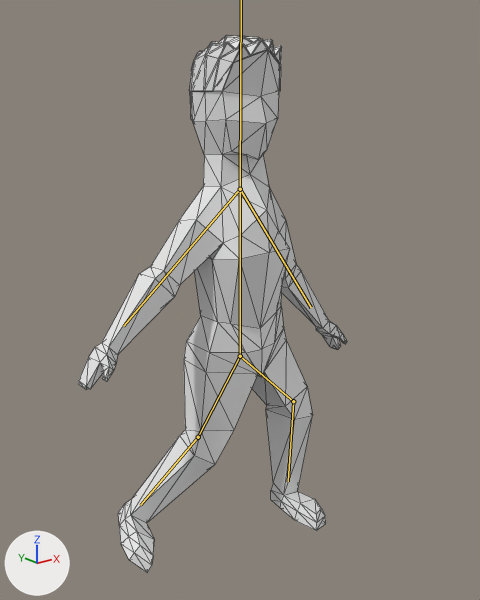
Renders of the glTF model src/game/assets/human.glb from each side of a commit.
One viewpoint serves both versions: a 50 mm camera at (-0.81, -1.014, 0.94) aimed at (-0.026, -0.033, 0.547). Lighting does not change. The marker at lower left points along +X, +Y and +Z. Both versions are drawn at frame 7 of the action 'panic'; the numbers are the values there. The bones that bend it are drawn over the model as lines. Mesh edges are drawn as thin lines.

Names of what the first picture shows: 'Low_Poly_Man'.
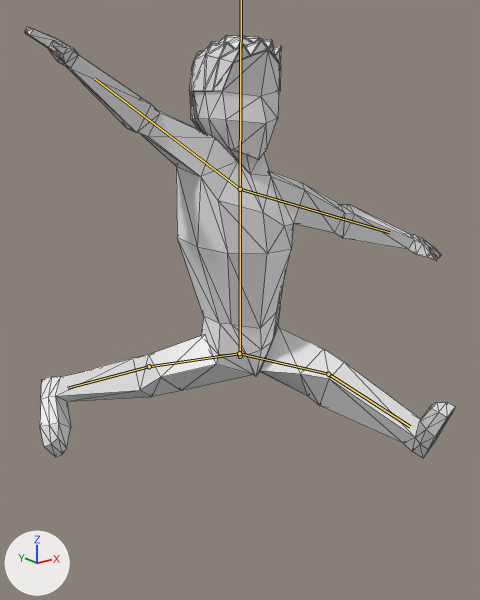
Location of each change, (x1, y1, x2, y2) in pixels of the pictures (480 x 600 px):
```json
{"object": "Low_Poly_Man", "change": "posed", "before": [79, 35, 347, 572], "after": [25, 27, 455, 458], "on screen": "60% wider, 20% shorter"}
{"bone": "Bone.001", "before": "(240, 189) to (311, 307)", "after": "(240, 189) to (389, 232)"}
{"bone": "Bone.002", "before": "(240, 189) to (123, 326)", "after": "(240, 189) to (94, 78)"}
{"bone": "Bone.004", "before": "(240, 356) to (198, 437)", "after": "(239, 353) to (149, 366)"}
{"bone": "Bone.005", "before": "(198, 437) to (140, 505)", "after": "(149, 366) to (67, 388)"}
{"bone": "Bone.006", "before": "(240, 356) to (293, 401)", "after": "(239, 353) to (328, 374)"}
{"bone": "Bone.007", "before": "(293, 401) to (288, 481)", "after": "(328, 374) to (410, 426)"}
```

Edits to the scene script, one JSON object a line:
```json
{"block": "bone_bone_001", "where": "bone_bone_001 = bpy.data.objects['Armature'].pose.bones['Bone.001']  # child of 'Bone'"}
{"op": "set", "path": "bone_bone_001.rotation_quaternion", "old": "(0.892, -0.007, -0.015, -0.452)", "new": "(0.958, 0.205, 0.165, -0.119)", "note": "degrees (0, -2, -54) -> degrees (22, 21, -10)"}
{"block": "bone_bone_002", "where": "bone_bone_002 = bpy.data.objects['Armature'].pose.bones['Bone.002']  # child of 'Bone'"}
{"op": "set", "path": "bone_bone_002.rotation_quaternion", "old": "(0.943, 0.0, -0.007, 0.331)", "new": "(0.945, -0.067, -0.092, -0.307)", "note": "degrees (0, -1, 39) -> degrees (-4, -12, -36)"}
{"block": "bone_bone_004", "where": "bone_bone_004 = bpy.data.objects['Armature'].pose.bones['Bone.004']"}
{"op": "set", "path": "bone_bone_004.location", "old": "(0.0, 0.0, 0.0)", "new": "(0.002, -0.005, 0.002)"}
{"op": "set", "path": "bone_bone_004.rotation_quaternion", "old": "(0.997, 0.074, 0.009, -0.019)", "new": "(0.816, 0.354, -0.241, -0.388)", "note": "degrees (8, 1, -2) -> degrees (50, -7, -54)"}
{"block": "bone_bone_005", "where": "bone_bone_005 = bpy.data.objects['Armature'].pose.bones['Bone.005']  # child of 'Bone.004'"}
{"op": "set", "path": "bone_bone_005.rotation_quaternion", "old": "(0.958, 0.247, 0.104, -0.097)", "new": "(1.0, 0.0, 0.0, 0.0)", "note": "degrees (28, 14, -8) -> degrees (0, 0, 0)"}
{"block": "bone_bone_006", "where": "bone_bone_006 = bpy.data.objects['Armature'].pose.bones['Bone.006']"}
{"op": "set", "path": "bone_bone_006.location", "old": "(0.0, 0.0, 0.0)", "new": "(-0.002, -0.004, 0.002)"}
{"op": "set", "path": "bone_bone_006.rotation_quaternion", "old": "(0.982, 0.169, -0.03, -0.084)", "new": "(-0.825, -0.227, 0.123, 0.502)", "note": "degrees (20, -2, -10) -> degrees (30, 1, -62)"}
{"block": "bone_bone_007", "where": "bone_bone_007 = bpy.data.objects['Armature'].pose.bones['Bone.007']  # child of 'Bone.006'"}
{"op": "set", "path": "bone_bone_007.rotation_quaternion", "old": "(0.966, -0.251, 0.056, 0.029)", "new": "(1.0, 0.0, 0.0, 0.0)", "note": "degrees (-29, 7, 2) -> degrees (0, 0, 0)"}
```
